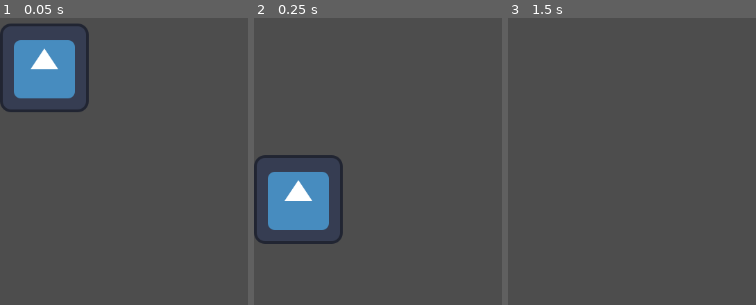
Above: before the commit, frames 1-3 (left to right).
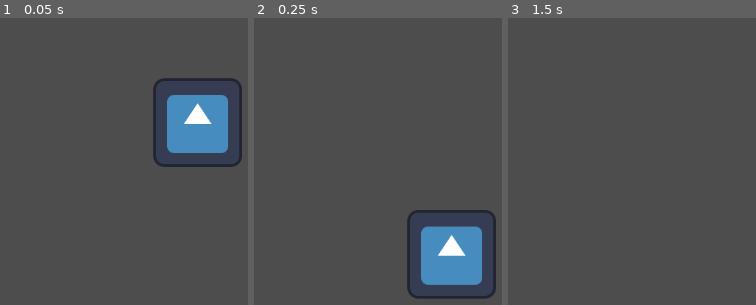
Above: after the commit, the same moments.

Repository: MrPuffyWuff/factory_game
Game: Godot game, scene res://scenes/mainscene.tscn
Same seed, same stepped clock (60 frames per second), same inputs: the game is played once before the commit and once after it. The engine's default icon, where the game draws it, is replaced by a stand-in: a white triangle on a blue panel in a dark square.
Inputs:
- Up to frame 1 (0.05 s): no input
- Up to frame 2 (0.25 s): no input
- Up to frame 3 (1.5 s): hold Right (ui_right) from 0.53 s (still down); tap Up (ui_up) at 0.77 s; tap Enter at 1.25 s

The runs differ from the first frame. In frame 1, 13% of the frame differs, in the area x 0-98%, y 2-52%; in frame 2, 13%; in frame 3, nothing differs.

Commit message:
Main and Player Scene modified
Modified mainscene.tscn
 - isolated (decoupled player.tscn)
Added player.tscn
 - updated sprite
 - added CollisionShape2D node

Diff:
--- a/scenes/mainscene.tscn
+++ b/scenes/mainscene.tscn
@@ -1,11 +1,8 @@
-[gd_scene load_steps=3 format=3 uid="uid://bw238tvsgkxql"]
+[gd_scene load_steps=2 format=3 uid="uid://bw238tvsgkxql"]
 
-[ext_resource type="Script" path="res://scenes/player.gd" id="1_tsksa"]
-[ext_resource type="Texture2D" uid="uid://4resd2nkxkgr" path="res://icon.svg" id="2_883jq"]
+[ext_resource type="PackedScene" uid="uid://cctugjwadulvs" path="res://scenes/player.tscn" id="1_ogdx6"]
 
-[node name="Player" type="CharacterBody2D"]
-script = ExtResource("1_tsksa")
+[node name="Node" type="Node"]
 
-[node name="Sprite2D" type="Sprite2D" parent="."]
-position = Vector2(64, 62)
-texture = ExtResource("2_883jq")
+[node name="Player" parent="." instance=ExtResource("1_ogdx6")]
+position = Vector2(285, 141)
--- /dev/null
+++ b/scenes/player.tscn
@@ -0,0 +1,17 @@
+[gd_scene load_steps=4 format=3 uid="uid://cctugjwadulvs"]
+
+[ext_resource type="Script" path="res://scenes/player.gd" id="1_sfeed"]
+[ext_resource type="Texture2D" uid="uid://4resd2nkxkgr" path="res://icon.svg" id="2_4d425"]
+
+[sub_resource type="RectangleShape2D" id="RectangleShape2D_tba1k"]
+size = Vector2(123, 120)
+
+[node name="Player" type="CharacterBody2D"]
+script = ExtResource("1_sfeed")
+
+[node name="Sprite2D" type="Sprite2D" parent="."]
+texture = ExtResource("2_4d425")
+
+[node name="CollisionShape2D" type="CollisionShape2D" parent="."]
+position = Vector2(-0.5, -2)
+shape = SubResource("RectangleShape2D_tba1k")
